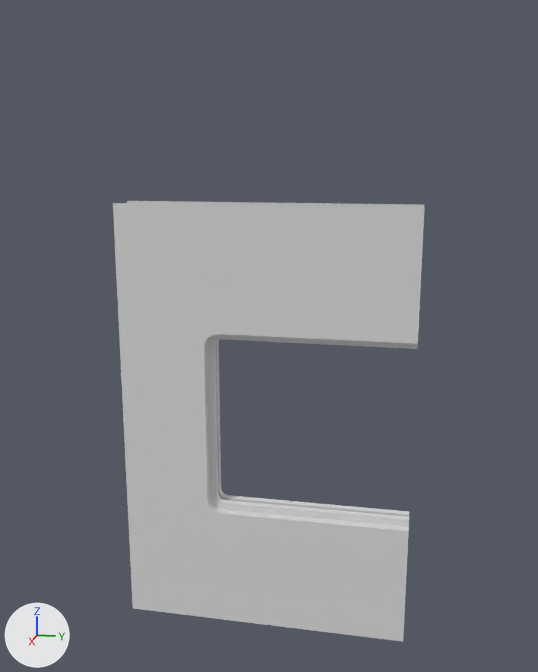
The FBX model Assets/ProjectPsi/Meshes/Imports from Maya/WallPanelWindowFrameSide_01.fbx: old version first, new version second.
Rendered twice from a camera (50 mm lens) standing at (-0.0534, -0.0303, 0.0332) and looking at (-0.1016, -0.0399, 0.0212). Lighting does not change. The marker at lower left points along +X, +Y and +Z. Where no turn or scale is listed for an object, it has been applied to the vertices.

Names of what the first picture shows: 'WallPanelWindow_Side_01'.
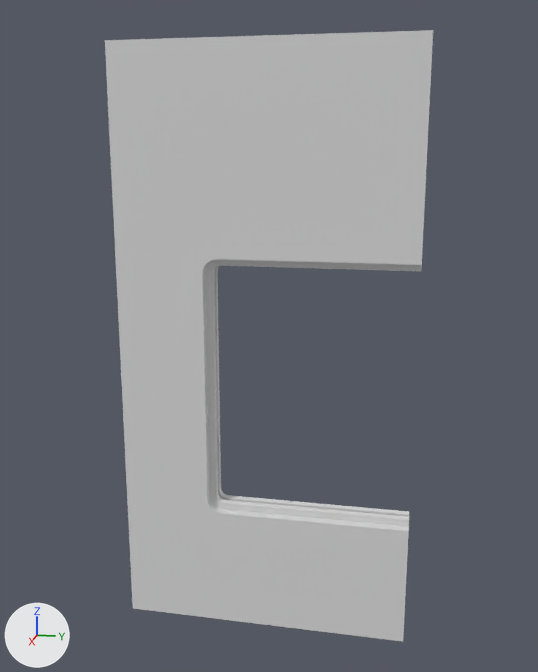
Pixel boxes [x1, y1, x2, y2] of what changed, in the pictures (538 x 672 px; the box of a moved part takes in the faces that stretch with it):
'WallPanelWindow_Side_01', reshaped (39% taller): before [113, 201, 425, 642]; after [105, 30, 433, 642]
part 1 of me_mesh, moved or reshaped: before [189, 318, 419, 523]; after [187, 243, 422, 523]
part 2 of me_mesh, moved or reshaped: before [113, 201, 425, 328]; after [105, 30, 433, 208]

Patch to the scene script:
```diff
--- a/Assets/ProjectPsi/Meshes/Imports from Maya/WallPanelWindowFrameSide_01.fbx.py
+++ b/Assets/ProjectPsi/Meshes/Imports from Maya/WallPanelWindowFrameSide_01.fbx.py
@@ me_mesh @@
 me_mesh.from_pydata(...)  # 120 vertices, 119 faces; spans x -0.0025..0.0, y -0.01..0.01, z 0.0..0.03
 # used by ob_wallpanelwindow_side_01; location = (-0.1, -0.04, 0.0)
+# me_mesh part 1: all 56 vertices in x -0.0025..0.0, y -0.005..0.01, z 0.0205..0.0225 are moved by (0.0, 0.0, 0.005)
+# me_mesh part 2: all 4 vertices in x -0.0025..0.0, y -0.01..0.01, z 0.03 are moved by (0.0, 0.0, 0.01)
 me_mesh.materials.append(mat_wallpanelwindow_side_m)
```
